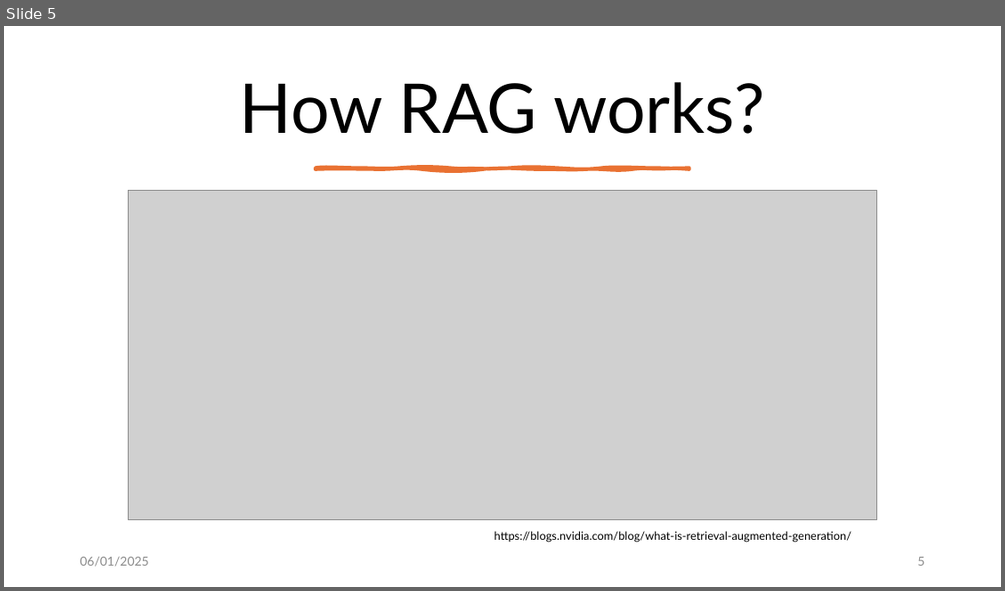
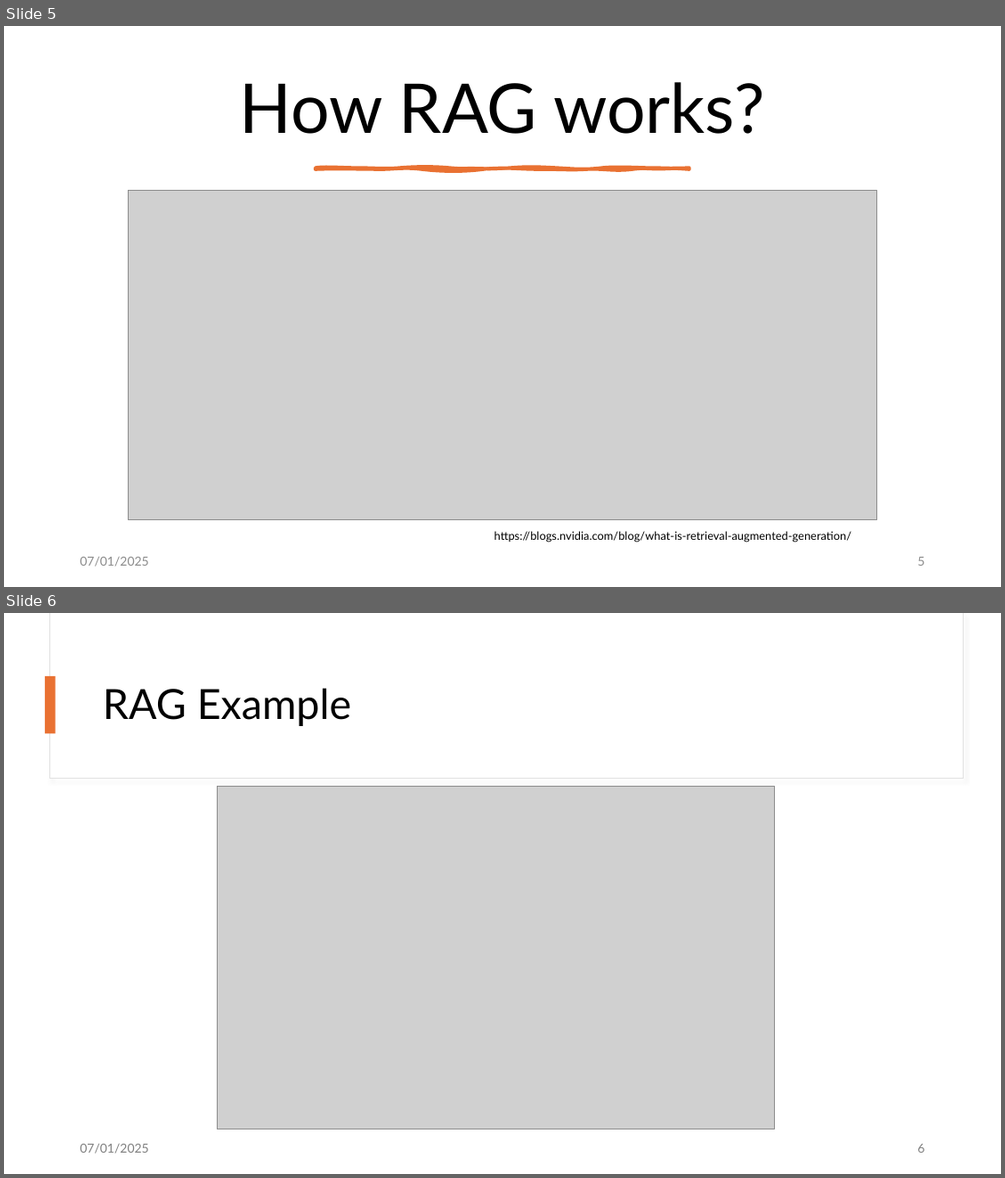
Before and after one commit to Duart3x/RAG-Monograph, a slide deck: presentation.pptx. Shown one above the other, each under a label of ours: slide 5 before the commit, slides 5 and 6 after it. The pictures are 1005x591 and 1005x1178 pixels, drawn with LibreOffice and Linux fonts; fonts in the diff are those of the drawing; grey boxes stand for pictures. Boxes give left, top, right and bottom in pixels: in the first picture for what was removed or moved away, otherwise in the second. Text is boxed around its words. In the diff, an @@ line names an element or a change of style, - is before the commit and + after.

```diff
--- a/presentation.pptx
+++ b/presentation.pptx
@@ slide 6 added at (x1=4, y1=613, x2=1001, y2=1174), background #FFFFFF @@
@@ rectangle added at (x1=49, y1=613, x2=963, y2=779), fill #FFFFFF, outline #E1E1E1 1 pt @@
@@ rectangle added at (x1=50, y1=613, x2=963, y2=778), fill #FFFFFF @@
@@ rectangle added at (x1=45, y1=676, x2=56, y2=733), fill #E97132 @@
@@ title added at (x1=103, y1=688, x2=351, y2=726), 40 pt, text #000000 @@
+RAG Example
@@ picture added at (x1=217, y1=787, x2=774, y2=1129) @@
@@ text added at (x1=80, y1=1143, x2=148, y2=1153), 12 pt, text #808080 @@
+07/01/2025
@@ page number added at (x1=917, y1=1143, x2=924, y2=1152), 12 pt, text #808080 @@
+6
@@ slide 5 changed as well @@
@@ text at (x1=80, y1=556, x2=148, y2=566): text changed @@
-06/01/2025
+07/01/2025
```
Also in this commit, not shown: 9 other slides changed, 2 other slides added, 4 other files.
